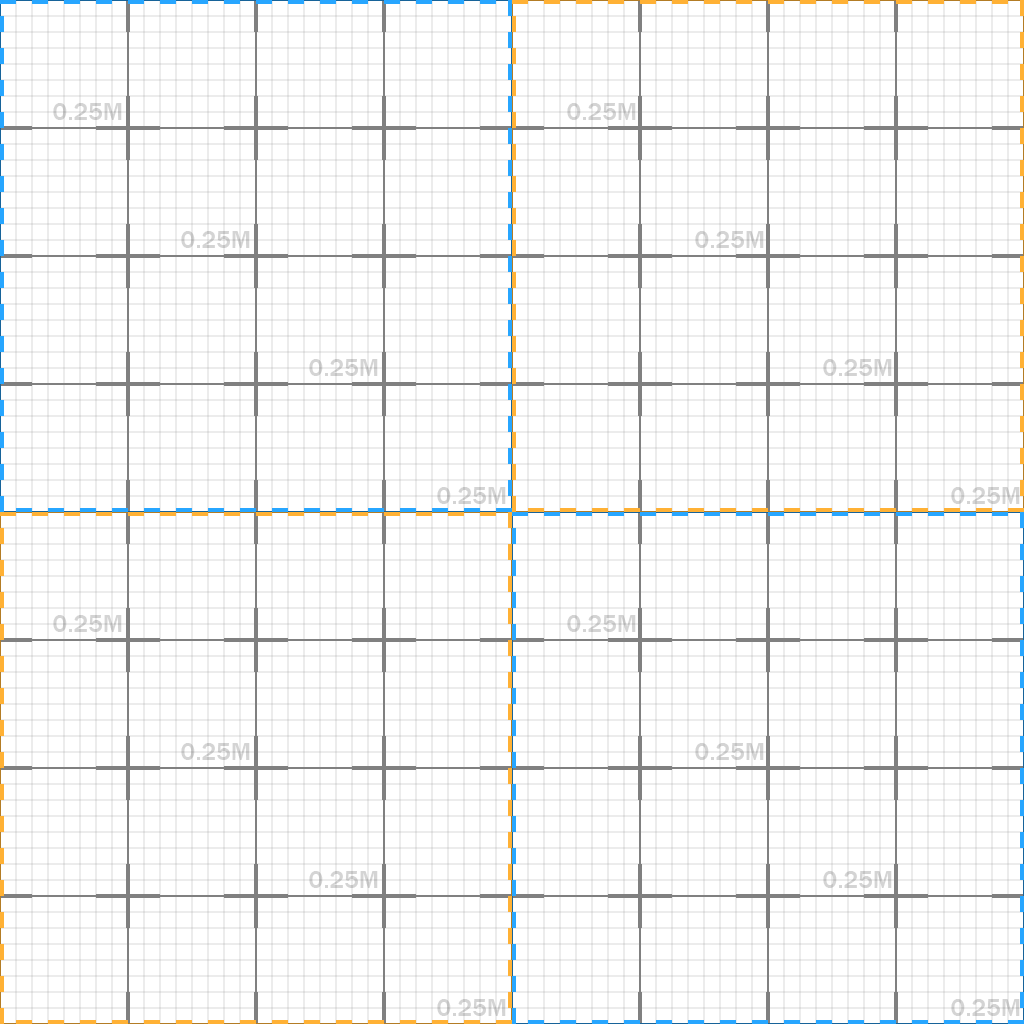
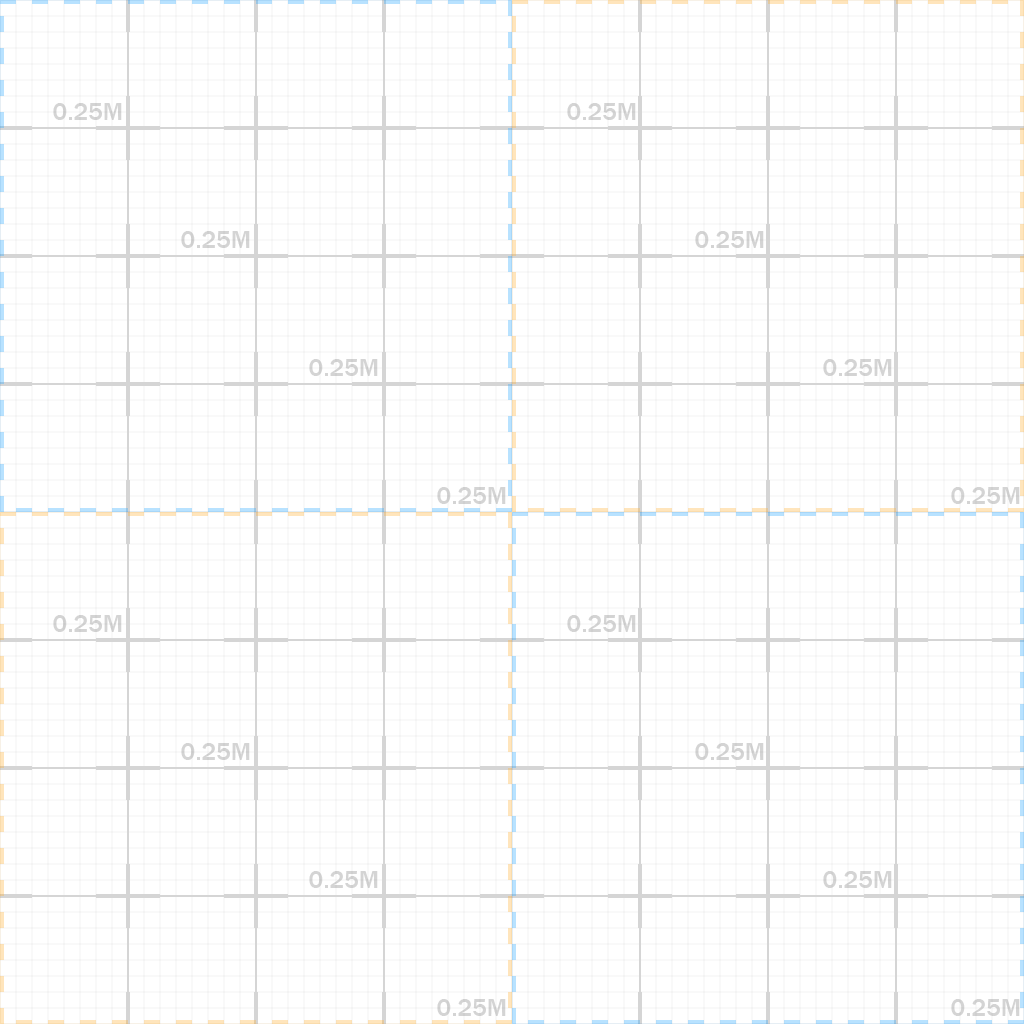
Layered file, before and after one edit (1024x1024). Changes by layer:
added group "Group 3" (33%) with 4 layers above "Group 2" over 0, 0, 1024, 1024
moved "512 BL 2px" into group "Group 3" over 0, 512, 512, 1024
moved "512 TR 2px" into group "Group 3" over 512, 0, 1024, 512
moved "512 BR 2px" into group "Group 3" over 512, 512, 1024, 1024
moved "512 TL 2px" into group "Group 3" over 0, 0, 512, 512
added group "Group 2" (33%) with 4 layers above "Group 1" over 0, 0, 1024, 1024
"512 TL 1px": opacity 100% → 33%, moved it into group "Group 2" over 512, 512, 1024, 1024
"512 BR 1px": opacity 100% → 33%, moved it into group "Group 2" over 0, 0, 512, 512
"512 TR 1px": opacity 100% → 33%, moved it into group "Group 2" over 512, 0, 1024, 512
"512 BL 1px": opacity 100% → 33%, moved it into group "Group 2" over 0, 512, 512, 1024
added group "Group 1" (33%) with 6 layers above "Background" over 0, 0, 1024, 1024
moved "Shape 1 copy 3" into group "Group 1" over 0, 0, 512, 512
moved "Shape 1 copy 2" into group "Group 1" over 512, 512, 1024, 1024
moved "Shape 1 copy" into group "Group 1" over 512, 0, 1024, 512
moved "Shape 1" into group "Group 1" over 0, 512, 512, 1024
moved "Shape 2 copy 11" into group "Group 1" over 15, 1, 1009, 1024
moved "Shape 2 copy 10" into group "Group 1" over 0, 15, 1024, 1009
